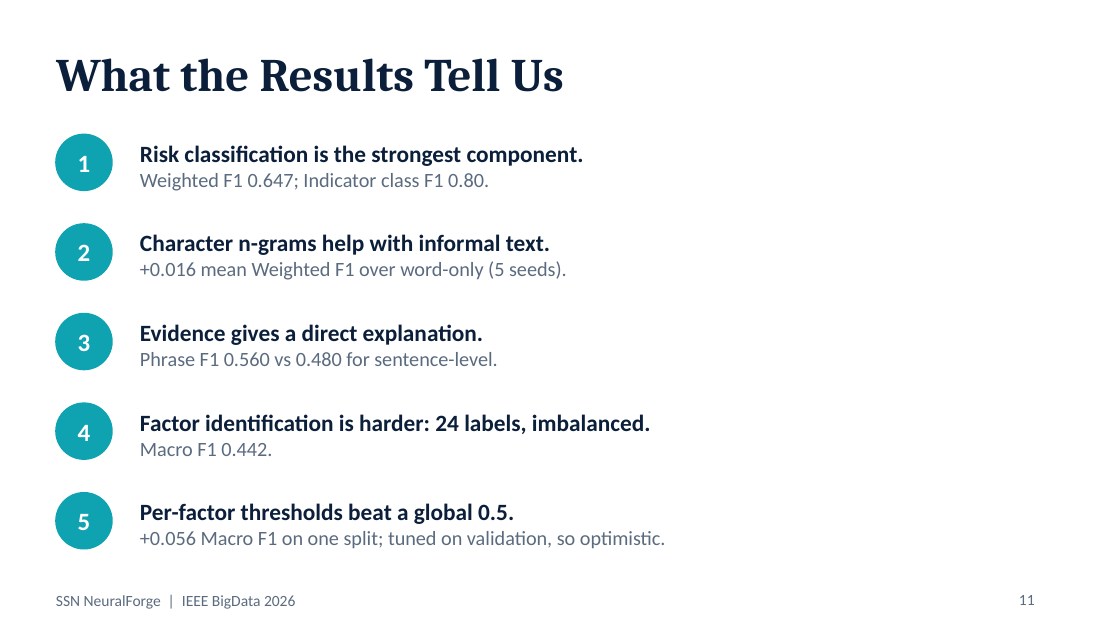
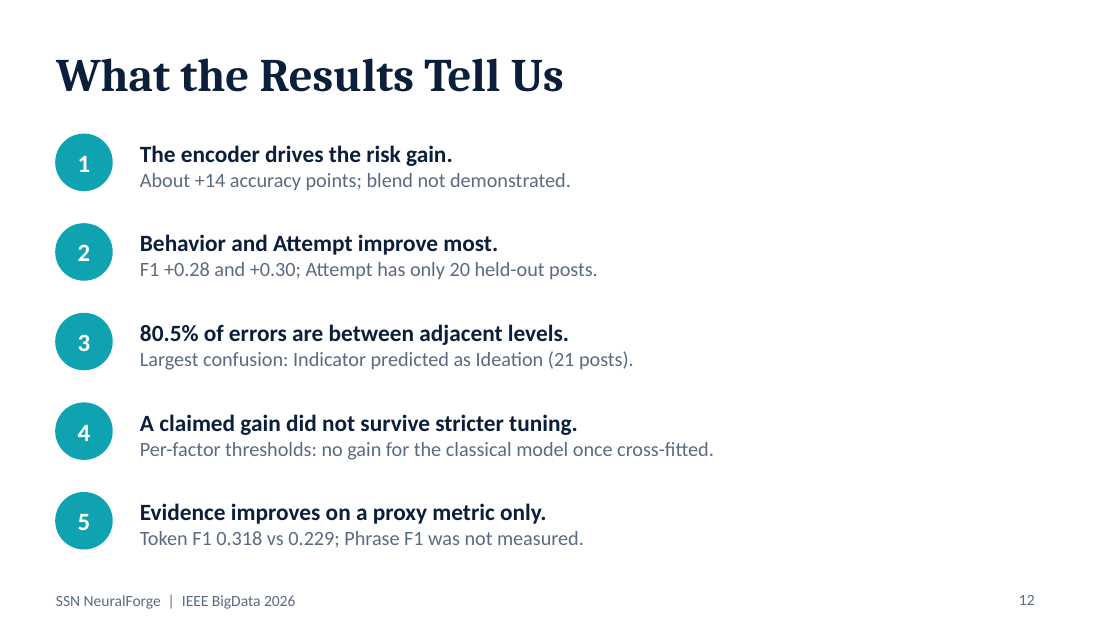
Before and after one commit to Akash231005/Explainable-Suicide-Risk-Detection, a slide deck: slide 12 of report/SSN_NeuralForge_IEEE_BigData_2026.pptx (slide 11 before the commit). Drawn at 1120x630 pixels with LibreOffice and Linux fonts; fonts in the diff are those of the drawing. Boxes give left, top, right and bottom in pixels: in the first picture for what was removed or moved away, otherwise in the second. Text is boxed around its words. In the diff, an @@ line names an element or a change of style, - is before the commit and + after.

```diff
--- a/report/SSN_NeuralForge_IEEE_BigData_2026.pptx
+++ b/report/SSN_NeuralForge_IEEE_BigData_2026.pptx
@@ text at (x1=140, y1=145, x2=571, y2=191): text changed; size 15 to 13 pt; text colour #0B1F3A to #5B6B7F; bold off @@
-Risk classification is the strongest component.
-Weighted F1 0.647; Indicator class F1 0.80.
+The encoder drives the risk gain.
+About +14 accuracy points; blend not demonstrated.
@@ text at (x1=140, y1=234, x2=598, y2=280): text changed @@
-Character n-grams help with informal text.
-+0.016 mean Weighted F1 over word-only (5 seeds).
+Behavior and Attempt improve most.
+F1 +0.28 and +0.30; Attempt has only 20 held-out posts.
@@ text at (x1=140, y1=324, x2=634, y2=370): text changed @@
-Evidence gives a direct explanation.
-Phrase F1 0.560 vs 0.480 for sentence-level.
+80.5% of errors are between adjacent levels.
+Largest confusion: Indicator predicted as Ideation (21 posts).
@@ text at (x1=140, y1=414, x2=714, y2=460): text changed; size 15 to 13 pt; text colour #0B1F3A to #5B6B7F; bold off @@
-Factor identification is harder: 24 labels, imbalanced.
-Macro F1 0.442.
+A claimed gain did not survive stricter tuning.
+Per-factor thresholds: no gain for the classical model once cross-fitted.
@@ text at (x1=140, y1=503, x2=584, y2=548): text changed @@
-Per-factor thresholds beat a global 0.5.
-+0.056 Macro F1 on one split; tuned on validation, so optimistic.
+Evidence improves on a proxy metric only.
+Token F1 0.318 vs 0.229; Phrase F1 was not measured.
@@ page number at (x1=1019, y1=595, x2=1035, y2=605): text changed @@
-11
+12
```
Also in this commit, not shown: 9 other slides changed, 3 slides added, 2 slides removed, 4 other files.
